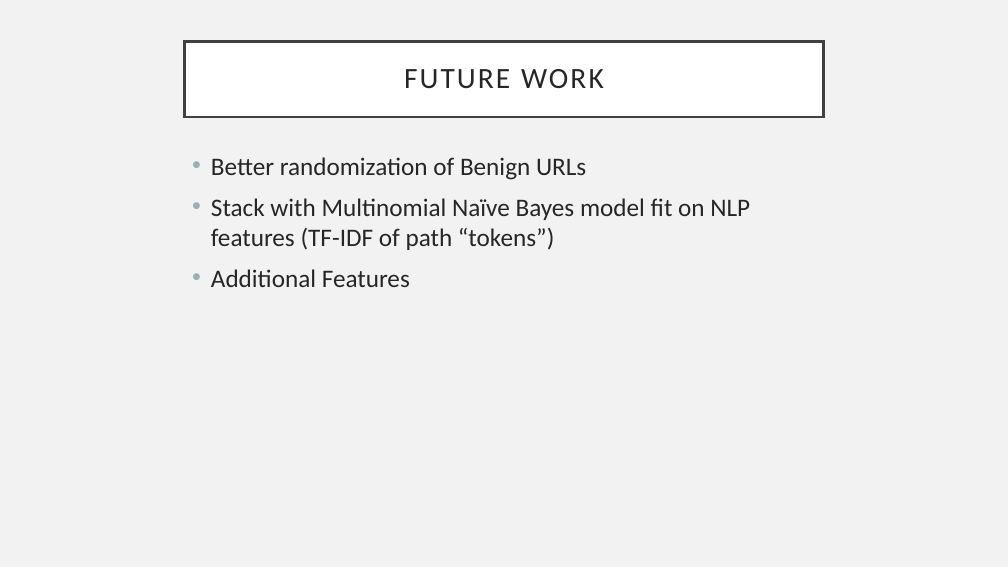
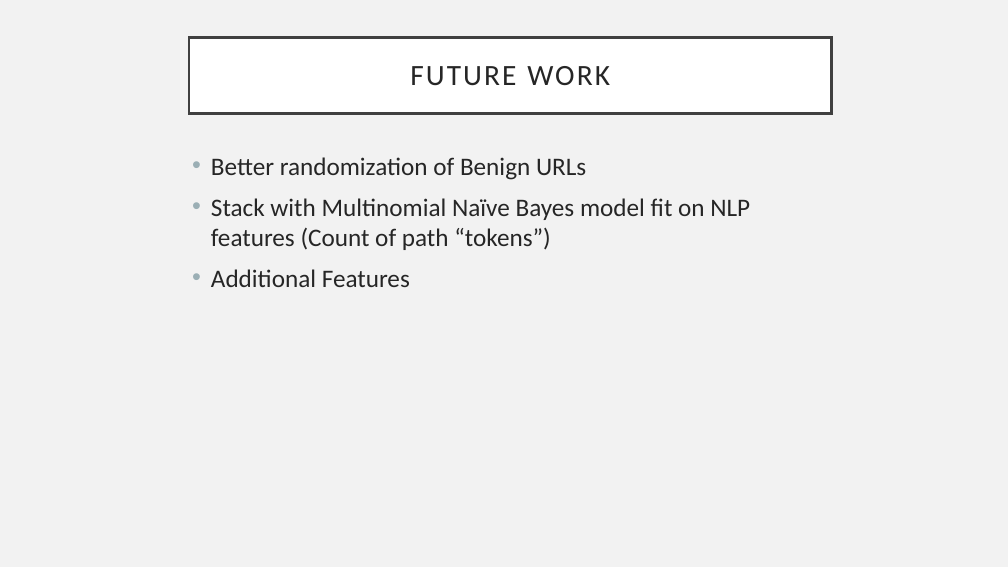
Before and after one commit to kbfreder/phishing-urls, a slide deck: slide 13 of docs/Presentation.pptx (slide 11 before the commit). Drawn at 1008x567 pixels with LibreOffice and Linux fonts; fonts in the diff are those of the drawing. Boxes give left, top, right and bottom in pixels: in the first picture for what was removed or moved away, otherwise in the second. Text is boxed around its words. In the diff, an @@ line names an element or a change of style, - is before the commit and + after.

```diff
--- a/docs/Presentation.pptx
+++ b/docs/Presentation.pptx
@@ title "FUTURE WORK": place and size @@
-title "FUTURE WORK" at bbox=[185, 42, 823, 117]
+title "FUTURE WORK" at bbox=[189, 38, 832, 113]
@@ text at bbox=[211, 198, 750, 250]: text changed @@
-• Stack with Multinomial Naïve Bayes model fit on NLP features (TF-IDF of path “tokens”)
+• Stack with Multinomial Naïve Bayes model fit on NLP features (Count of path “tokens”)
```
Also in this commit, not shown: 12 other slides changed, 4 slides added, 1 slide removed.
